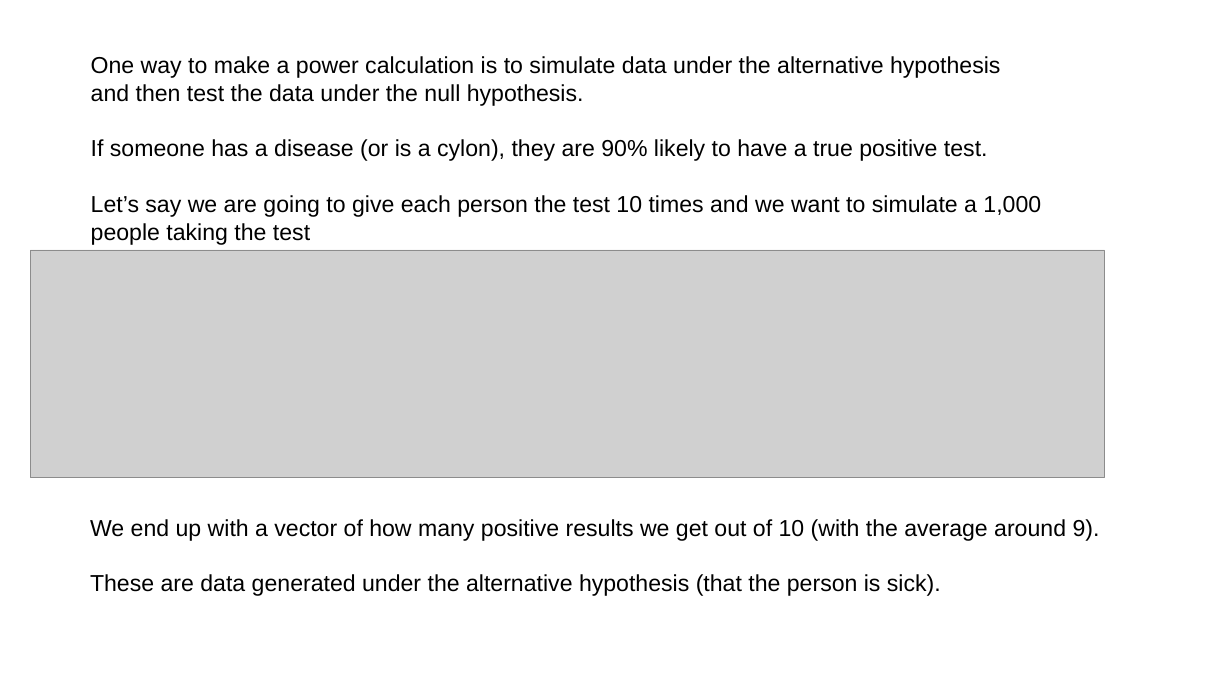
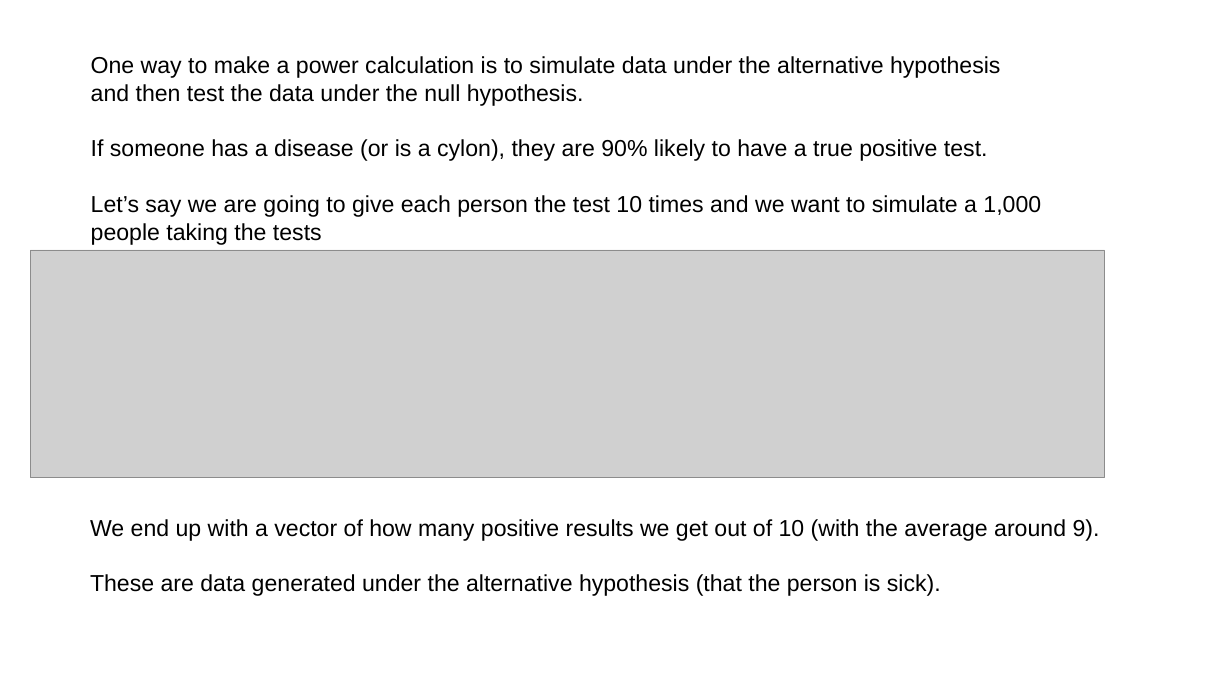
Before and after one commit to fodorclasses/fodorclasses.github.io, a slide deck: slide 3 of classes/stats2020/Lecture4_AndAHalf.pptx. Drawn at 1232x693 pixels with LibreOffice and Linux fonts; fonts in the diff are those of the drawing; grey boxes stand for pictures. Boxes give left, top, right and bottom in pixels: in the first picture for what was removed or moved away, otherwise in the second. Text is boxed around its words. In the diff, an @@ line names an element or a change of style, - is before the commit and + after.

Commit message:
small fixes

```diff
--- a/classes/stats2020/Lecture4_AndAHalf.pptx
+++ b/classes/stats2020/Lecture4_AndAHalf.pptx
@@ text at (91,223,322,245): text changed @@
-people taking the test
+people taking the tests
```
Also in this commit, not shown: 3 other slides changed.
